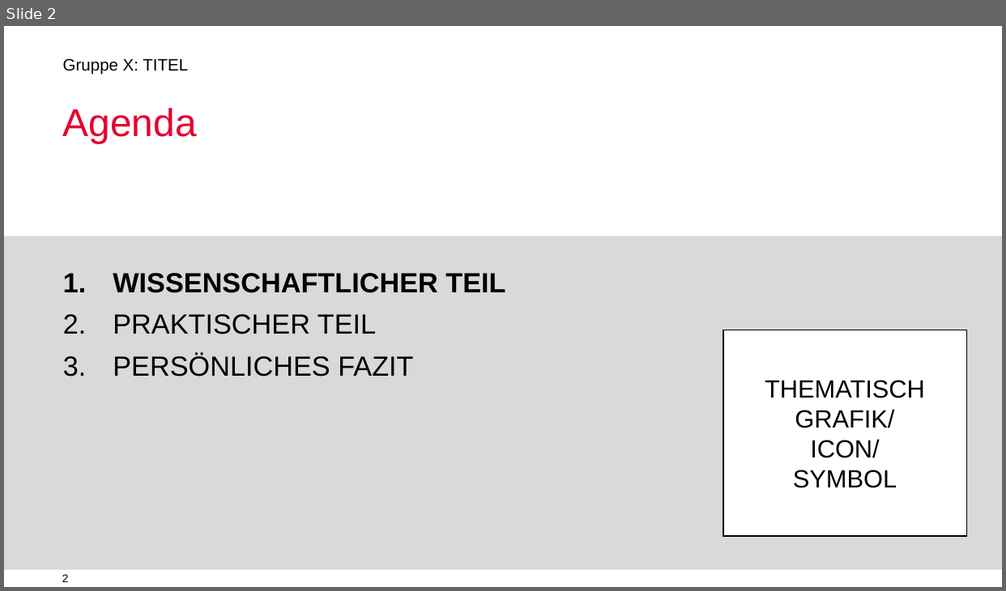
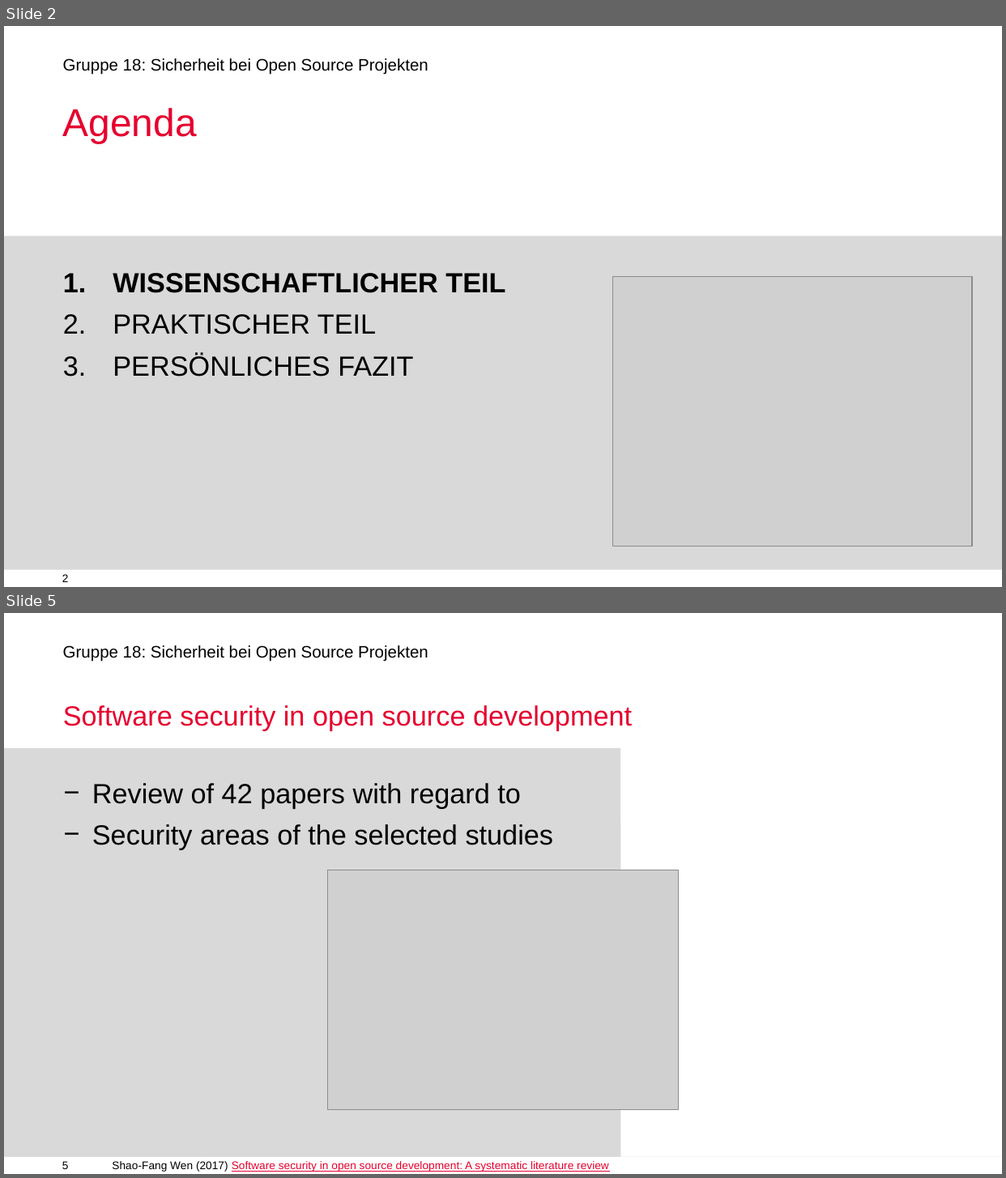
Before and after one commit to jimyouare/digitalenachhaltigkeit, a slide deck: Vortrag/VORLAGE Gruppenpraesentationen(1).pptx. Shown one above the other, each under a label of ours: slide 2 before the commit, slides 2 and 5 after it; the slides between them are not shown. The pictures are 1006x591 and 1006x1178 pixels, drawn with LibreOffice and Linux fonts; fonts in the diff are those of the drawing; grey boxes stand for pictures; background and template pictures are left out. Boxes give left, top, right and bottom in pixels: in the first picture for what was removed or moved away, otherwise in the second. Text is boxed around its words. In the diff, an @@ line names an element or a change of style, - is before the commit and + after.

```diff
--- a/Vortrag/VORLAGE Gruppenpraesentationen(1).pptx
+++ b/Vortrag/VORLAGE Gruppenpraesentationen(1).pptx
@@ slide 5 added at [4,613,1002,1174], background #FFFFFF; not listed: 3 template elements that a slide beside it also shows @@
@@ title added at [63,705,632,730], 20 pt, text #E6002E @@
+Software security in open source development
@@ rectangle added at [4,747,620,1157], fill #D9D9D9 @@
@@ rectangle added at [620,747,1002,1157], fill #FFFFFF @@
@@ text added at [92,783,554,850], 20 pt, text #000000 @@
+− Review of 42 papers with regard to
+− Security areas of the selected studies
@@ picture added at [327,871,679,1110] @@
@@ text added at [112,1161,609,1172], 8 pt, text #E6002E, underline @@
+Shao-Fang Wen (2017) Software security in open source development: A systematic literature review
@@ slide 2 changed as well @@
@@ text at [63,58,428,75]: text changed @@
-Gruppe X: TITEL
+Gruppe 18: Sicherheit bei Open Source Projekten
@@ picture added at [613,276,972,546] @@
@@ rectangle removed at [722,331,966,536] @@
-THEMATISCH GRAFIK/
-ICON/
-SYMBOL
```
Also in this commit, not shown: 3 other slides changed, 9 other slides added, 7 slides removed, 5 other files.
